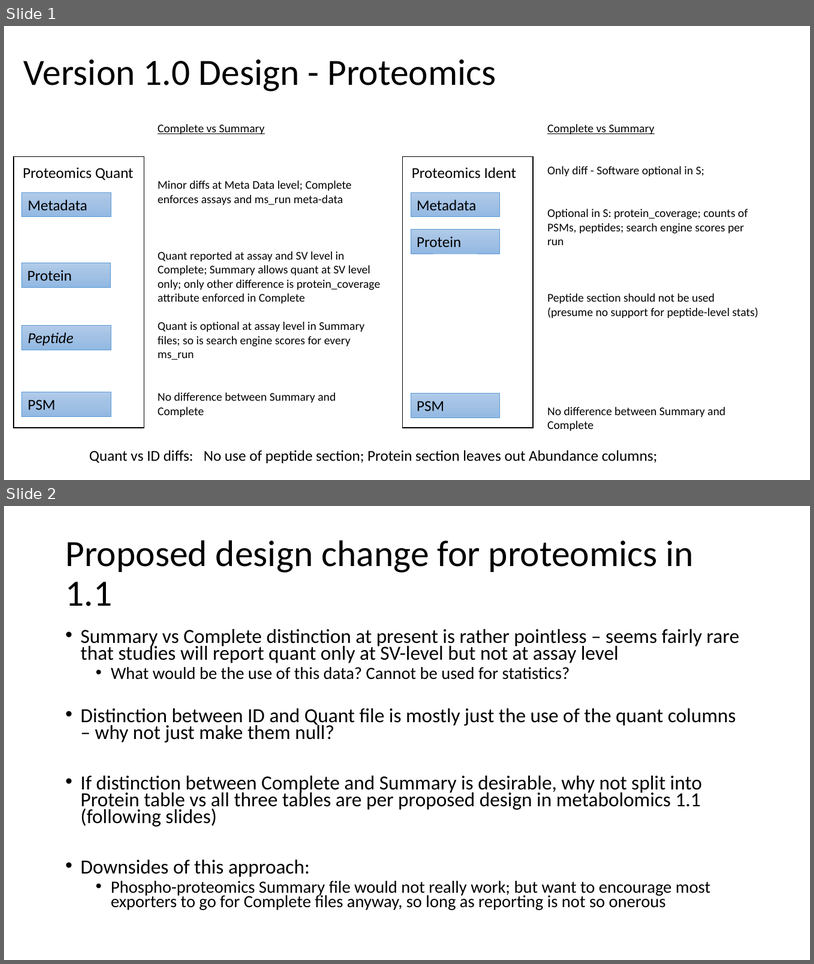
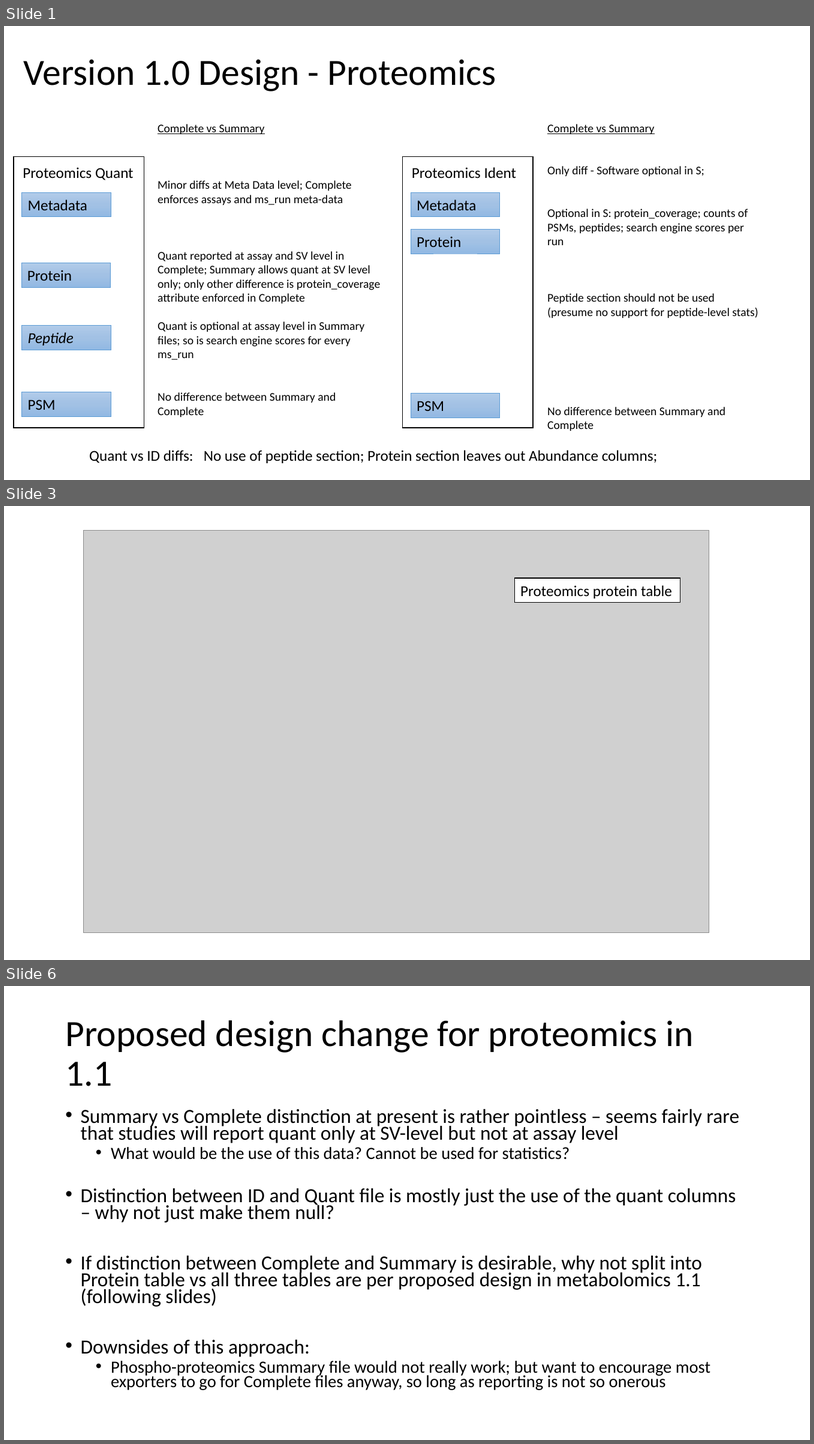
Before and after one commit to HUPO-PSI/mzTab, a slide deck: specification_document/1_1_draft_specs/Version11_design_considerations.pptx. Shown one above the other, each under a label of ours: slides 1 and 2 before the commit, slides 1, 3 and 6 after it; the slides between them are not shown. The pictures are 814x964 and 814x1444 pixels, drawn with LibreOffice and Linux fonts; fonts in the diff are those of the drawing; grey boxes stand for pictures. Boxes give left, top, right and bottom in pixels: in the first picture for what was removed or moved away, otherwise in the second. Text is boxed around its words. In the diff, an @@ line names an element or a change of style, - is before the commit and + after.

```diff
--- a/specification_document/1_1_draft_specs/Version11_design_considerations.pptx
+++ b/specification_document/1_1_draft_specs/Version11_design_considerations.pptx
@@ slide 3 added at (4,506,810,960), background #FFFFFF @@
@@ picture added at (83,530,710,933) @@
@@ rectangle added at (515,578,681,602), fill #FFFFFF, outline #000000 1 pt, 18 pt, text #000000 @@
+Proteomics protein table
@@ what was slide 2 is now slide 6 @@
```
Also in this commit, not shown: 4 slides changed, 5 other slides added.
